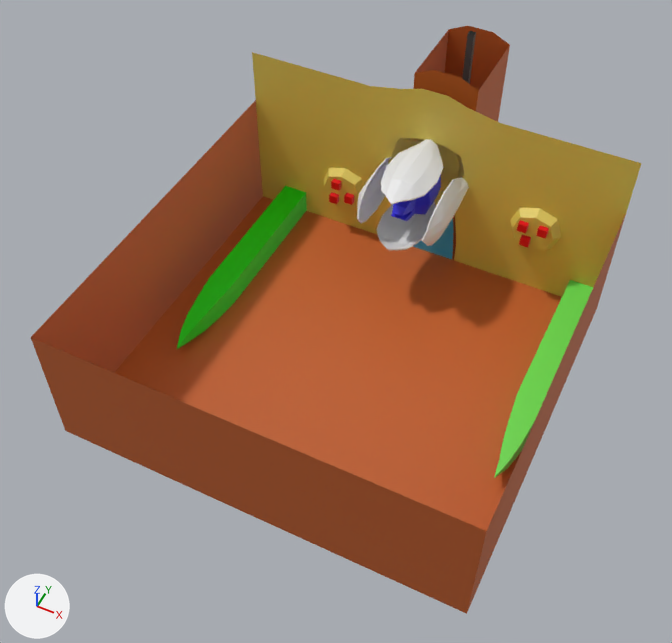
Two versions of the Blender file blender models/Garden/Asag.blend, one commit apart.
Both versions are drawn from a camera (50 mm lens) standing at (18.9, -25.4, 53.8) and looking at (-1.0, 14.3, 4.2). Lighting does not change. The marker at lower left points along +X, +Y and +Z. The picture after the commit comes second.
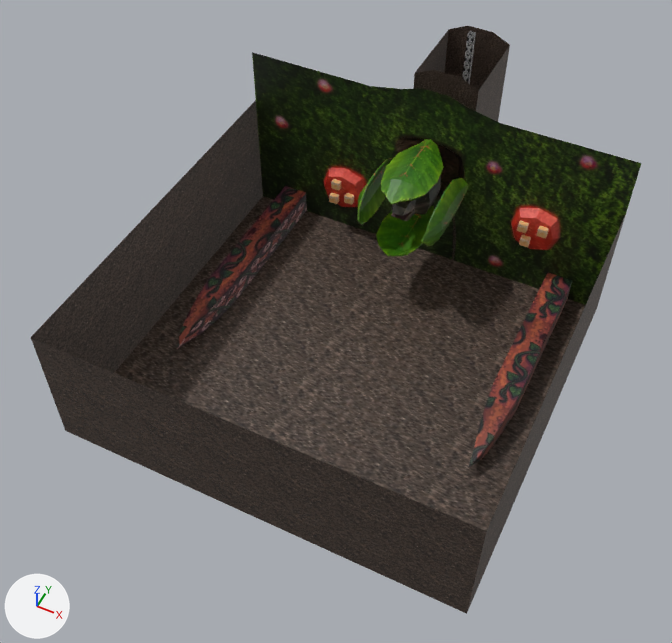
Where the newer file only moved an object's origin or applied its transform, the numbers keep the older frame.

Boxes [x1, y1, x2, y2] around the edits, measured in the pictures (672 x 643 px):
'Cube', surface changed (darker): [31, 26, 641, 614] in both
'Cube.007', surface changed, recoloured, moved, turned, rescaled: before [494, 280, 593, 478]; after [468, 273, 572, 468]
'Cube.006', surface changed (darker): [176, 186, 307, 350] in both
'Cube.002', recoloured (white to green): [381, 139, 444, 205] in both
'Leaf_South', added (green): after [376, 206, 434, 256]
'Cube.003', deleted: before [376, 201, 436, 250]
'Cube.004', recoloured (darker): [421, 178, 468, 246] in both
'Cube.005', recoloured (white to green): [357, 158, 391, 224] in both
'Cube.001', surface changed (blue to black): [391, 175, 441, 221] in both
'Cube.008', surface changed (darker): [419, 218, 454, 259] in both
'Sphere.005', surface changed: [517, 220, 529, 234] in both
'Sphere.003', surface changed: [537, 226, 549, 239] in both
'Sphere.004', surface changed: [519, 235, 531, 247] in both
'Sphere.001', surface changed: [331, 179, 341, 191] in both
'Sphere', surface changed: [329, 192, 339, 204] in both
'Sphere.002', surface changed: [344, 193, 354, 205] in both
part 3 of me_cube_009, surface changed (darker): before [413, 218, 454, 259]; after [419, 207, 454, 259]

The change, as a list of edits to the scene's bpy script:
```text
Change mat_mud:
    remove mat_mud.base_color = (0.558, 0.121, 0.0226)  # orange #c56229
    add mat_mud.texture = img_mud_png
Change mat_facing:
    remove mat_facing.base_color = (0.8, 0.629, 0.102)  # yellow #e7d05a
    add mat_facing.texture = img_boss_wall_png
Change mat_chain:
    remove mat_chain.base_color = (0.085, 0.085, 0.085)  # dark grey #525252
    add mat_chain.texture = img_chain_128_png
Change mat_head:
    remove mat_head.base_color = (0.033, 0.0265, 0.8)  # blue #332de7
    add mat_head.texture = img_asag_png
Change mat_boil:
    remove mat_boil.base_color = (0.8, 0.0, 0.00454)  # red #e7000e
    add mat_boil.texture = img_boil_png
Change mat_tentacle:
    remove mat_tentacle.base_color = (0.0107, 0.8, 0.0)  # green #1be700
    add mat_tentacle.texture = img_tentacle_png
Change mat_covering:
    remove mat_covering.base_color = (0.0492, 0.473, 0.8)  # cyan #3fb7e7
    add mat_covering.texture = img_boss_wall_psd
Change me_cube_003:
    where me_cube_003.from_pydata(...)  # 50 vertices, 48 faces; spans x -0.8..0.9, y -14.8..5.9, z -1.0..1.0
    add me_cube_003.materials.append(mat_leaf_001)  # picture img_leaf_png
Change me_cube_005:
    used by ob_cube_004; location = (3.23, 24.46, 7.92); rotation_euler = (1.571, 1.571, 0.0), in degrees (90, 90, 0); scale = (2.35, 0.05, 3.5)
    remove me_cube_005.from_pydata(...)  # 50 vertices, 48 faces; spans x -0.8..0.9, y -14.8..5.9, z -1.0..1.0
    add me_cube_005.from_pydata(...)  # 50 vertices, 48 faces; spans x -0.8..0.9, y -15.2..5.5, z -1.0..1.0
    edits to the shape of me_cube_005 do not show in these pictures
    add me_cube_005.materials.append(mat_leaf_001)  # picture img_leaf_png
Change me_cube_006:
    used by ob_cube_005; location = (-3.23, 24.48, 7.92); rotation_euler = (1.571, -1.571, 0.0), in degrees (90, -90, 0); scale = (2.35, 0.05, 3.5)
    remove me_cube_006.from_pydata(...)  # 50 vertices, 48 faces; spans x -0.8..0.9, y -14.8..5.9, z -1.0..1.0
    add me_cube_006.from_pydata(...)  # 50 vertices, 48 faces; spans x -0.9..0.8, y -15.2..5.5, z -1.0..1.0
    edits to the shape of me_cube_006 do not show in these pictures
    add me_cube_006.materials.append(mat_leaf_001)  # picture img_leaf_png
Change me_sphere_005:
    where me_sphere_005.from_pydata(...)  # 8 vertices, 5 faces; spans x -8.8..-6.8, y 17.54..19.54, z -0.58..1.42
    used by ob_sphere_005; location = (10.94, 20.77, 6.4); scale = (0.35, 0.35, 0.35)
    me_sphere_005 part 1: texture (UV) coordinates of 5 of 5 faces, centred in x -8.8..-6.8, y 17.54..18.54, z -0.58..1.42, changed; they spanned u 0.38..0.88, v 0.0..1.0 and now span u 0.36..0.64, v 0.36..0.64
Change me_cube_007:
    where me_cube_007.from_pydata(...)  # 41 vertices, 40 faces; spans x -1.0..1.0, y -18.2..1.0, z -1.0..1.0
    me_cube_007 part 2: texture (UV) coordinates of 40 of 40 faces, centred in x -1.0..1.0, y -17.2..-0.3, z -1.0..1.0, changed; they spanned u 0.12..0.88, v 0.0..0.75 and now span u 0.07..0.91, v -0.47..1.47
Change me_cube_008:
    where me_cube_008.from_pydata(...)  # 41 vertices, 40 faces; spans x -1.0..1.0, y -18.2..1.0, z -1.0..1.0
    used by ob_cube_007; location = (13.44, 27.18, 1.05); scale = (-1.0, 1.0, 1.0)
    remove me_cube_008.materials.append(mat_tentacle_001)  # green #70e753
    me_cube_008 part 4: texture (UV) coordinates of 40 of 40 faces, centred in x -1.0..1.0, y -17.2..-0.3, z -1.0..1.0, changed; they spanned u 0.12..0.88, v 0.0..0.75 and now span u 0.13..0.88, v -0.6..1.6
    add me_cube_008.materials.append(mat_tentacle)  # picture img_tentacle_png
Change me_cube_009:
    where me_cube_009.from_pydata(...)  # 16 vertices, 9 faces; spans x -1.12..1.12, y -1.0, z -1.0..1.22
    used by ob_cube_008; location = (0.0, 28.27, 2.3); scale = (2.55, 0.25, 2.3)
    me_cube_009 part 3: texture (UV) coordinates of 9 of 9 faces, centred in x -0.73..0.72, y -1.0, z -0.67..0.75, changed; they spanned u 0.38..0.62, v 0.75..1.0 and now span u 0.37..0.62, v 0.02..0.27
Remove ob_cube_003:
    ob_cube_003 = bpy.data.objects.new('Cube.003', me_cube_004)
Change ob_cube_007:
    ob_cube_007.location: (13.44, 27.18, 1.05) -> (11.64, 27.18, 1.05)
    ob_cube_007.rotation_euler: (0.0, 0.0, 0.0) -> (3.142, 0.0, 0.0)  # degrees (0, 0, 0) -> degrees (180, 0, 0)
    ob_cube_007.scale: (-1.0, 1.0, 1.0) -> (-1.0, -1.0, -1.0)
Add ob_leaf_south:
    ob_leaf_south = bpy.data.objects.new('Leaf_South', me_cube_008_1)  # 50 vertices, 48 faces; spans x -1.95..2.05, y -3.5..3.5, z -0.74..0.29; in mat_leaf_001 (picture img_leaf_png)
    ob_leaf_south.location = (0.0, 24.49, 4.62)
    ob_leaf_south.rotation_euler = (0.0, 3.142, 0.0)  # degrees (0, 180, 0)
```
